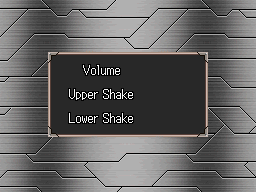
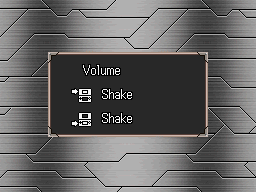
Revision of a layered 256 × 192 image; what changed, layer by layer:
added layer "Layer copy" above "Layer" over bbox(71, 88, 133, 127)
hid "Layer" over bbox(68, 88, 134, 124)
